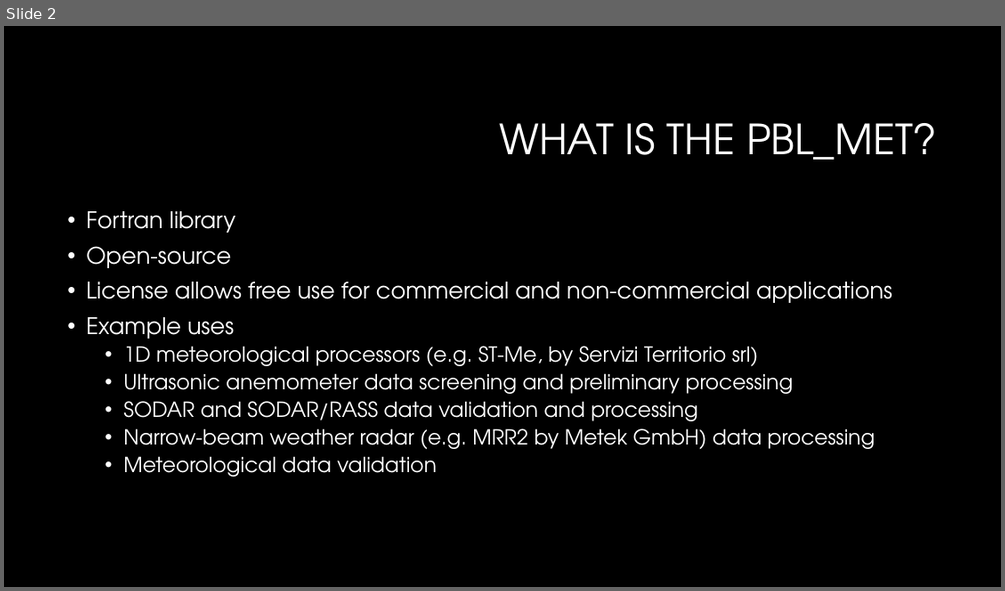
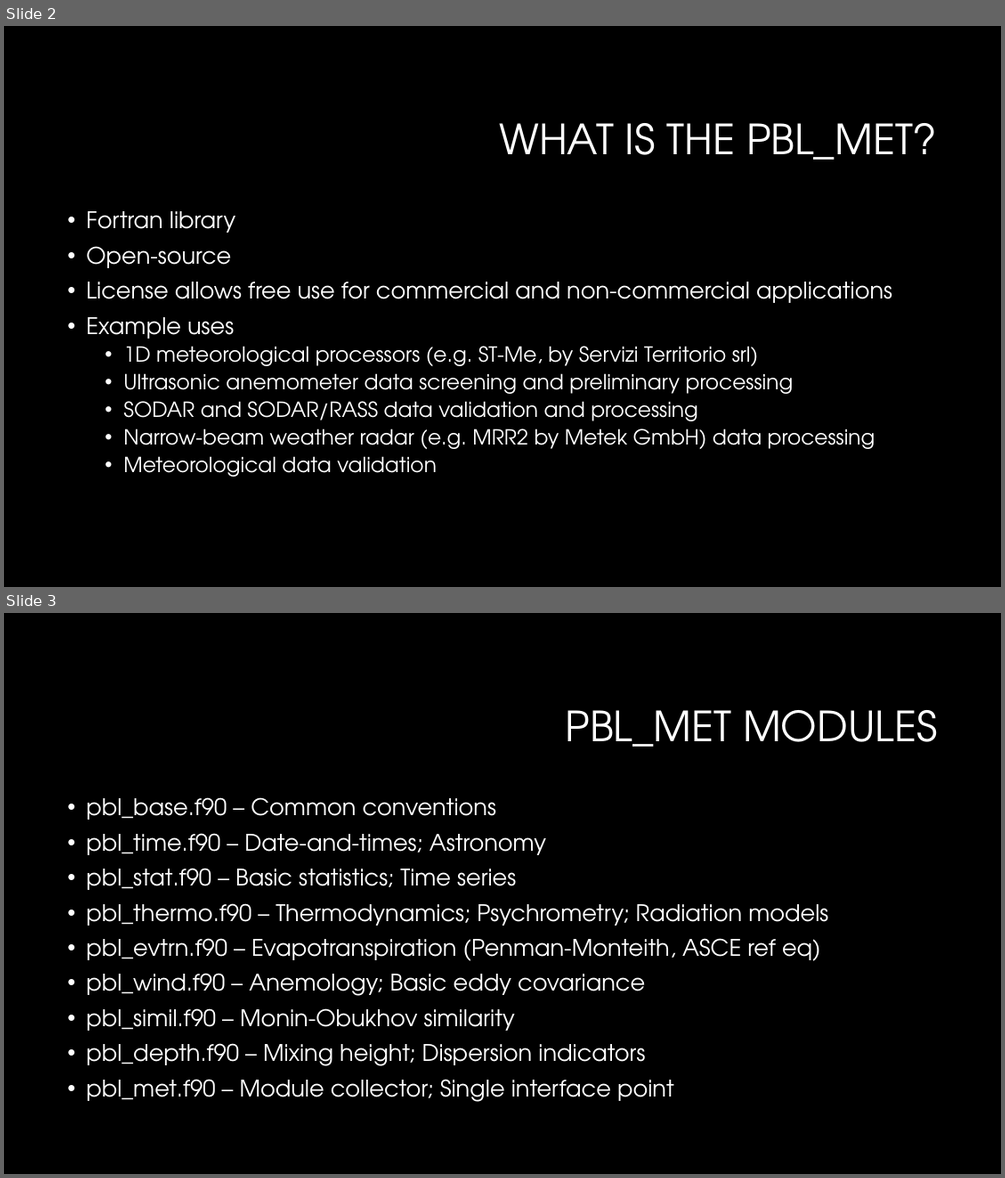
Before and after one commit to serv-terr/pbl_met, a slide deck: doc/pbl_met description.pptx. Shown one above the other, each under a label of ours: slide 2 before the commit, slides 2 and 3 after it. The pictures are 1005x591 and 1005x1178 pixels, drawn with LibreOffice and Linux fonts; fonts in the diff are those of the drawing; background and template pictures are left out. Boxes give left, top, right and bottom in pixels: in the first picture for what was removed or moved away, otherwise in the second. Text is boxed around its words. In the diff, an @@ line names an element or a change of style, - is before the commit and + after.

```diff
--- a/doc/pbl_met description.pptx
+++ b/doc/pbl_met description.pptx
@@ slide 3 added at (x1=4, y1=613, x2=1001, y2=1174), background #000000 @@
@@ title added at (x1=565, y1=710, x2=937, y2=747), 40 pt, text #FFFFFF @@
+PBL_MET MODULES
@@ text added at (x1=86, y1=797, x2=828, y2=1102), 22 pt, text #FFFFFF @@
+• pbl_base.f90 – Common conventions
+• pbl_time.f90 – Date-and-times; Astronomy
+• pbl_stat.f90 – Basic statistics; Time series
+• pbl_thermo.f90 – Thermodynamics; Psychrometry; Radiation models
+• pbl_evtrn.f90 – Evapotranspiration (Penman-Monteith, ASCE ref eq)
+• pbl_wind.f90 – Anemology; Basic eddy covariance
+• pbl_simil.f90 – Monin-Obukhov similarity
+• pbl_depth.f90 – Mixing height; Dispersion indicators
+• pbl_met.f90 – Module collector; Single interface point
```
